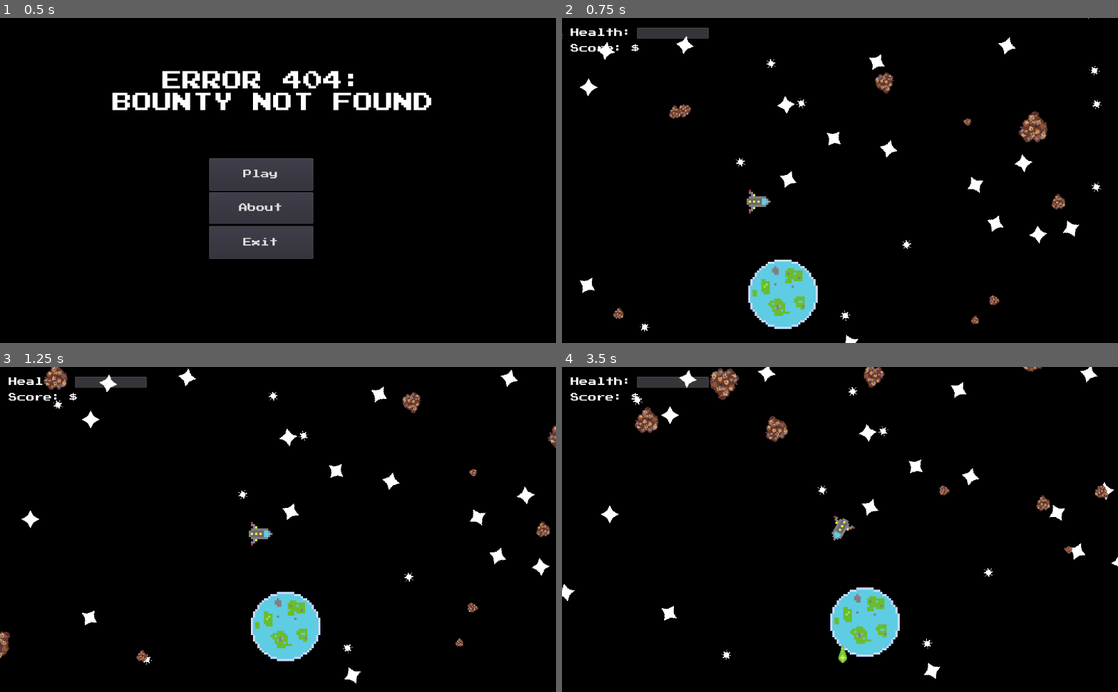
Above: before the commit, frames 1-4 (two rows, left to right).
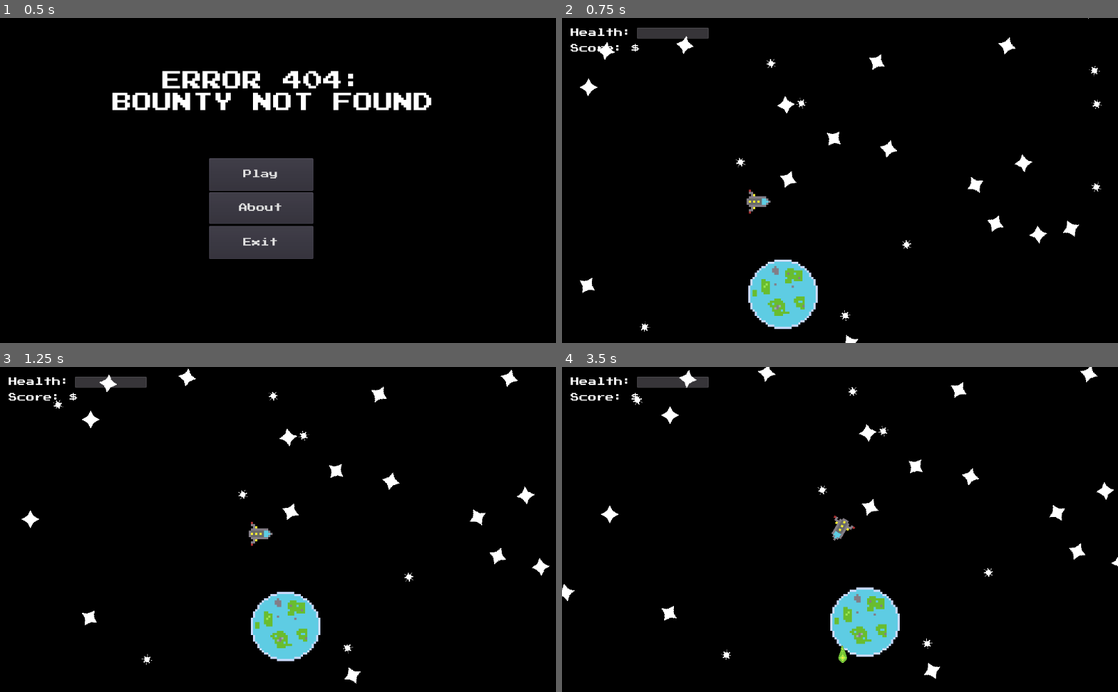
Above: after the commit, the same moments.

Repository: TechRunner2/404-Bounty-Not-Found
Game: Godot game, scene res://Scenes/Main Menu.tscn
The game is run twice, just before and just after one commit, with the same random seed, the same clock (stepped at 60 frames per second) and the same inputs.
Inputs:
- Up to frame 1 (0.5 s): no input
- Up to frame 2 (0.75 s): click "Play" at 0.5 s
- Up to frame 3 (1.25 s): no input
- Up to frame 4 (3.5 s): hold D (player_right) 1.28-2.03 s; hold Space (primary_fire) 1.28-2.03 s; hold A (player_left) 2.03-2.78 s; tap Space (primary_fire) at 2.1 s; hold D (player_right) from 2.78 s (still down); hold Space (primary_fire) from 2.78 s (still down)

Frame 1 is identical in both runs. In frame 2, 0.8% of the frame differs, in the area x 0-91%, y 4-95%; in frame 3, 0.8%; in frame 4, 1.2%, in the area x 13-99%, y 0-58%.
Error after the commit: Invalid call to function 'generate' in base 'Node (GenerateAsteroids.gd)'. Expected 2 arguments. (res://Assets/Scripts/Game.gd:94)

Commit message:
Changed generate for asteroids
Changed generate to take in two Vector2s instead of 4 variables

Diff:
--- a/Assets/Scripts/GenerateAsteroids.gd
+++ b/Assets/Scripts/GenerateAsteroids.gd
@@ -6,14 +6,10 @@
 export var max_scale = 2
 export (PackedScene) var Obj
 
-
-func _ready():
-	pass # Replace with function body.
-
-func generate(x,y,width, height):
+func generate(pos, dim):
 	for i in range(amount):
-		var nx = rand_range(x-(width/2), x+(width/2))
-		var ny = rand_range(y-(height/2), y+(height/2))
+		var nx = rand_range(pos.x-(dim.x/2), pos.x+(dim.x/2))
+		var ny = rand_range(pos.y-(dim.y/2), pos.y+(dim.y/2))
 		var rot = rand_range(0, 360)
 		var size = rand_range(min_scale, max_scale)
 		var a = Obj.instance()
